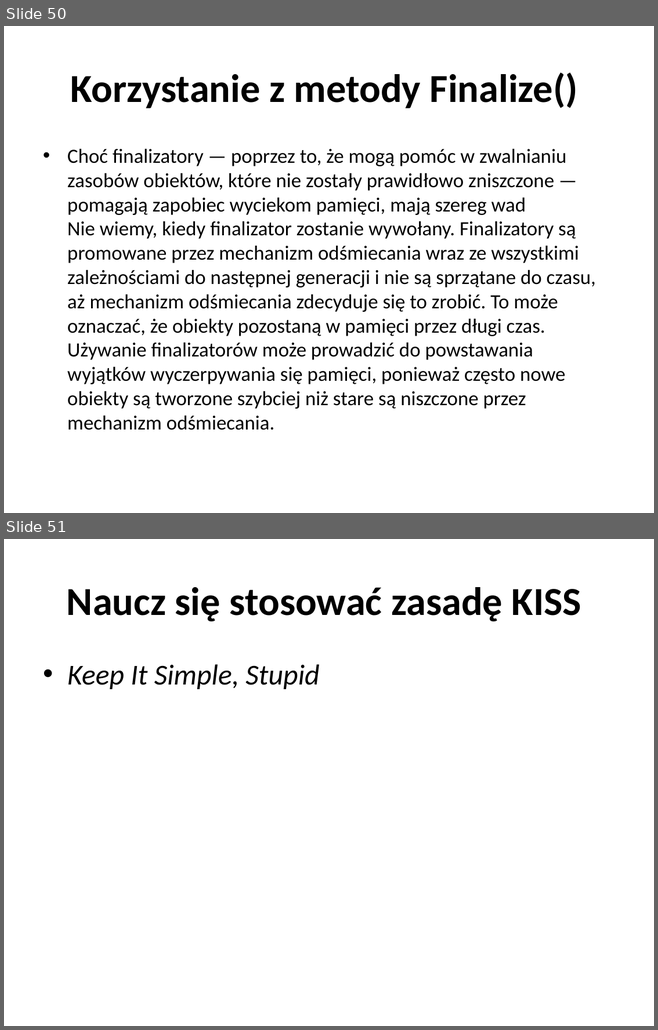
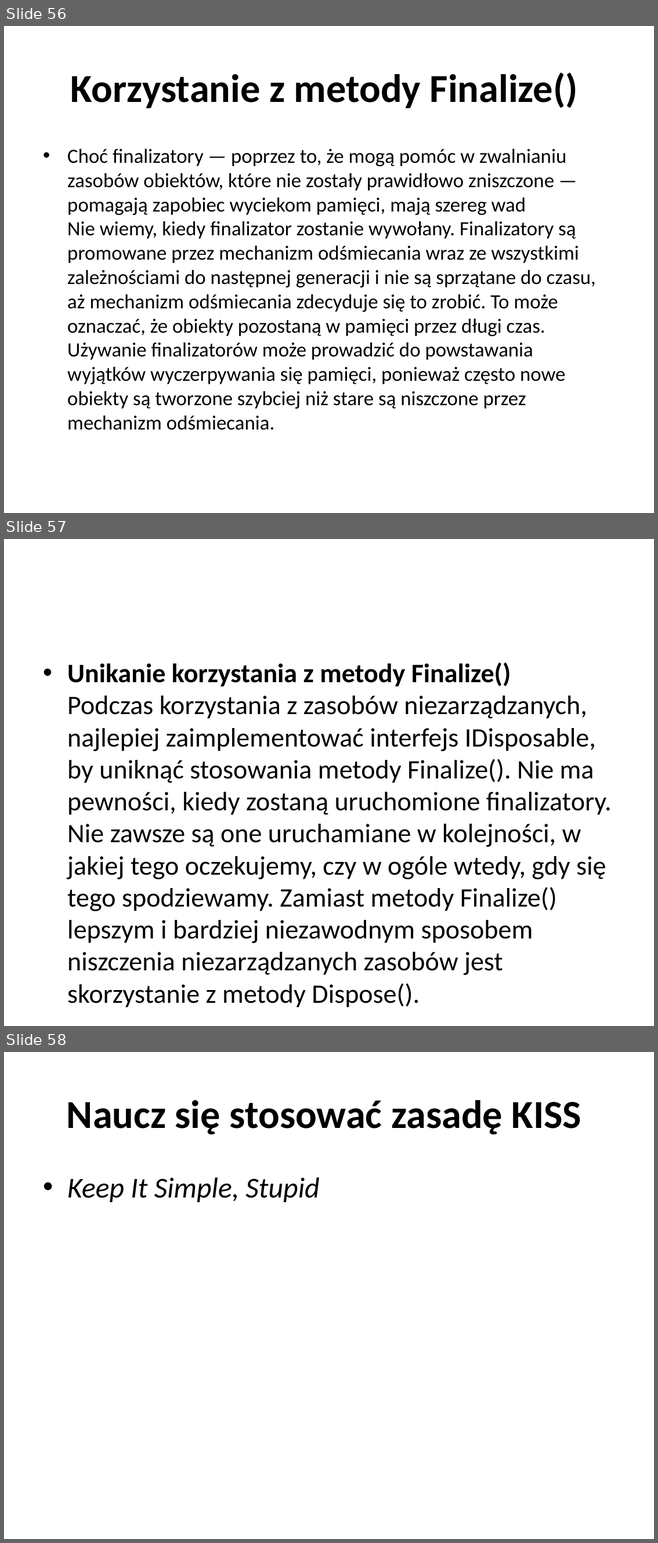
Before and after one commit to vantale/SOLID, a slide deck: CleanCode/Docs/Wprowadzenie do SOLID&CleanCode.pptx. Shown one above the other, each under a label of ours: slides 50 and 51 before the commit, slides 56, 57 and 58 after it. The pictures are 658x1030 and 658x1543 pixels, drawn with LibreOffice and Linux fonts; fonts in the diff are those of the drawing. Boxes give left, top, right and bottom in pixels: in the first picture for what was removed or moved away, otherwise in the second. Text is boxed around its words. In the diff, an @@ line names an element or a change of style, - is before the commit and + after.

```diff
--- a/CleanCode/Docs/Wprowadzenie do SOLID&CleanCode.pptx
+++ b/CleanCode/Docs/Wprowadzenie do SOLID&CleanCode.pptx
@@ slide 57 added at [4,539,654,1026], background #FFFFFF @@
@@ text added at [67,663,611,975], 29.6 pt, text #000000 @@
+• Unikanie korzystania z metody Finalize()
+  Podczas korzystania z zasobów niezarządzanych, najlepiej zaimplementować interfejs IDisposable, by uniknąć stosowania metody Finalize(). Nie ma pewności, kiedy zostaną uruchomione finalizatory. Nie zawsze są one uruchamiane w kolejności, w jakiej tego oczekujemy, czy w ogóle wtedy, gdy się tego spodziewamy. Zamiast metody Finalize() lepszym i bardziej niezawodnym sposobem niszczenia niezarządzanych zasobów jest skorzystanie z metody Dispose().
@@ what was slide 50 is now slide 56 @@
@@ what was slide 51 is now slide 58 @@
```
Also in this commit, not shown: 2 slides changed, 9 other slides added.
